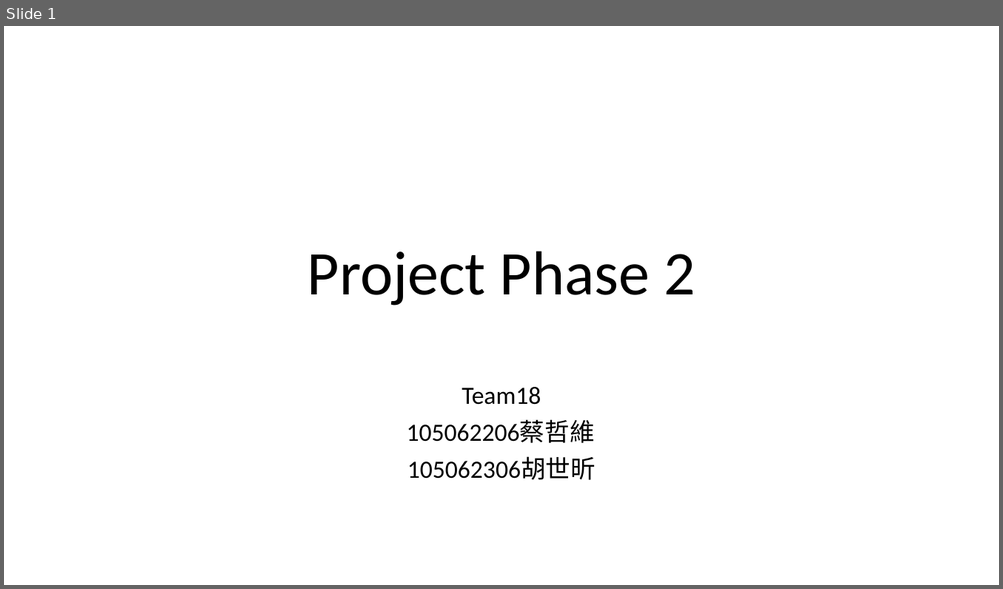
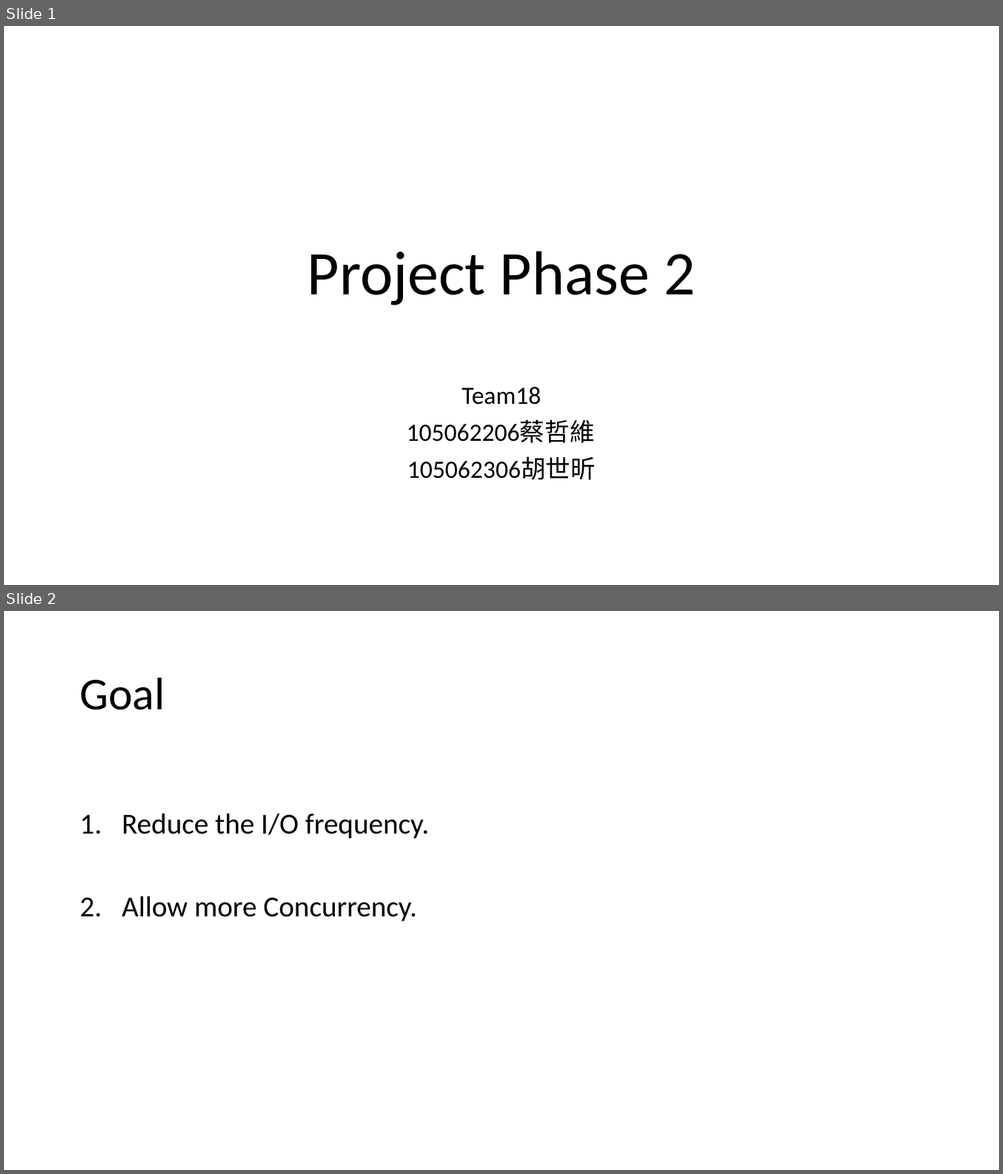
Before and after one commit to sponge611/Calvin-opt-throughput, a slide deck: Experiment.pptx. Shown one above the other, each under a label of ours: slide 1 before the commit, slides 1 and 2 after it. The pictures are 1003x589 and 1003x1174 pixels, drawn with LibreOffice and Linux fonts; fonts in the diff are those of the drawing. Boxes give left, top, right and bottom in pixels: in the first picture for what was removed or moved away, otherwise in the second. Text is boxed around its words. In the diff, an @@ line names an element or a change of style, - is before the commit and + after.

```diff
--- a/Experiment.pptx
+++ b/Experiment.pptx
@@ slide 2 added at bbox=[4, 611, 999, 1170], background #FFFFFF @@
@@ title added at bbox=[79, 678, 165, 710], 44 pt, text #000000 @@
+Goal
@@ text added at bbox=[122, 813, 429, 922], 28 pt, text #000000 @@
+1. Reduce the I/O frequency.
+2. Allow more Concurrency.
```
Also in this commit, not shown: 1 other slide added.
